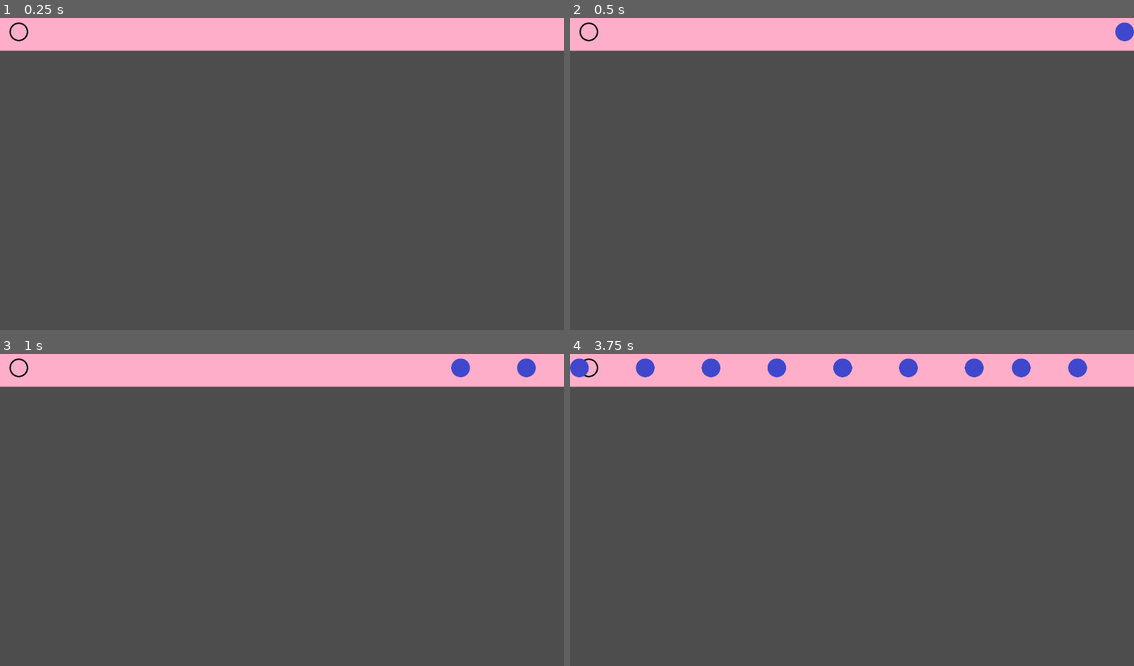
Above: before the commit, frames 1-4 (two rows, left to right).
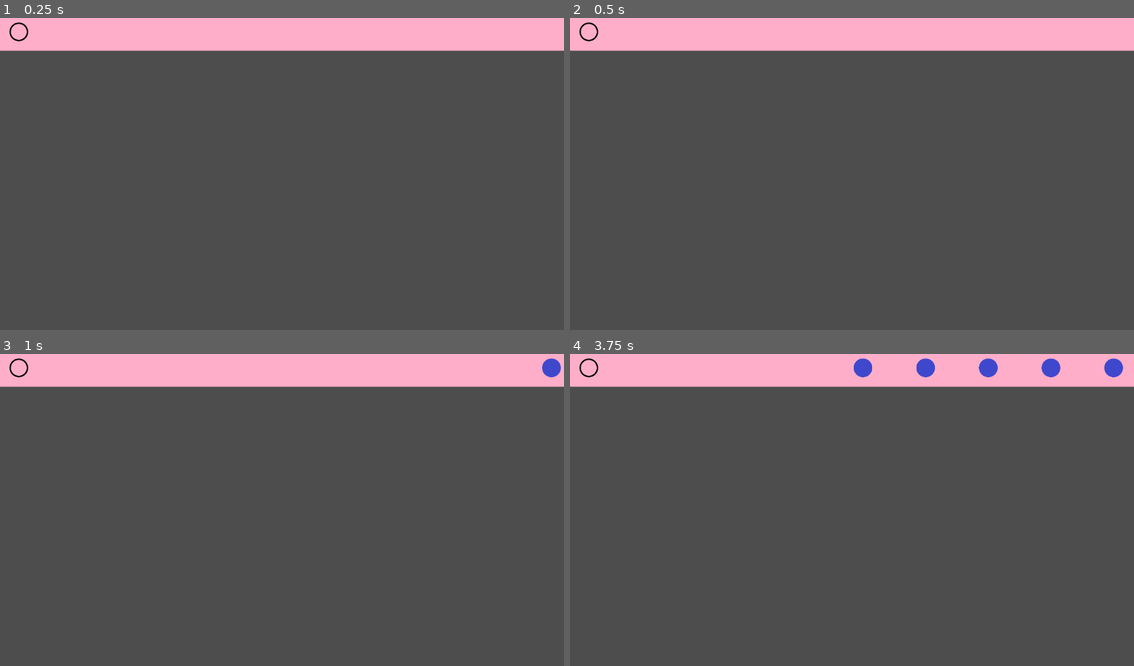
Above: after the commit, the same moments.

Repository: Hawkrex/ProjectRhythmCity-BbqJam25
Game: Godot game, scene res://Scenes/RhythmGame.tscn
Two runs of this game, one before a commit and one after it. Both use one fixed random seed, a clock stepped at 60 frames per second and the inputs below. Sound files missing from this copy of the repository are replaced by a short silence.
Inputs:
- Up to frame 1 (0.25 s): no input
- Up to frame 2 (0.5 s): no input
- Up to frame 3 (1 s): tap Down (NoteInput) at 0.6 s
- Up to frame 4 (3.75 s): tap Down (NoteInput) every 0.75 s from 1.35 to 3.6 s

Frame 1 is identical in both runs. In frame 2, 0.2% of the frame differs, in the area x 96-100%, y 1-8%; in frame 3, 0.5%; in frame 4, 2.2%, in the area x 0-99%, y 1-8%.

Commit message:
Cleaned and fixed first note desync

Diff:
--- a/GodotProject/Scenes/RhythmGame.tscn
+++ b/GodotProject/Scenes/RhythmGame.tscn
@@ -13,7 +13,7 @@
 
 [node name="Conductor" parent="." instance=ExtResource("2_7h4d0")]
 stream = ExtResource("3_gwfqb")
-songBPM = 180
+songBPM = 90
 
 [node name="Frame" type="Sprite2D" parent="."]
 position = Vector2(960, 64)
--- a/GodotProject/Scenes/RhythmGameControls/Note.tscn
+++ b/GodotProject/Scenes/RhythmGameControls/Note.tscn
@@ -1,9 +1,7 @@
-[gd_scene load_steps=5 format=3 uid="uid://ub28ljn1bn4v"]
+[gd_scene load_steps=4 format=3 uid="uid://ub28ljn1bn4v"]
 
 [ext_resource type="Script" path="res://Scenes/RhythmGameControls/note.gd" id="1_4bjry"]
 [ext_resource type="Texture2D" uid="uid://cea3ygmr8yld3" path="res://Assets/Sprites/Note.png" id="1_iv64q"]
-
-[sub_resource type="CircleShape2D" id="CircleShape2D_jbckq"]
 
 [sub_resource type="CircleShape2D" id="CircleShape2D_11eyc"]
 
@@ -13,12 +11,6 @@
 [node name="Sprite2D" type="Sprite2D" parent="."]
 texture = ExtResource("1_iv64q")
 
-[node name="Area2D" type="Area2D" parent="."]
-
-[node name="CollisionShape2D" type="CollisionShape2D" parent="Area2D"]
-scale = Vector2(3.2, 3.2)
-shape = SubResource("CircleShape2D_jbckq")
-
 [node name="CollisionShape2D" type="CollisionShape2D" parent="."]
 scale = Vector2(3.2, 3.2)
 shape = SubResource("CircleShape2D_11eyc")
--- a/GodotProject/Scenes/RhythmGameControls/conductor.gd
+++ b/GodotProject/Scenes/RhythmGameControls/conductor.gd
@@ -37,11 +37,12 @@
 	start_timer.start()
 
 func _on_start_timer_timeout() -> void:
-	songPositionInBeats +=1
-	if songPositionInBeats < beatsBeforeStart - 1: # Waiting
+	songPositionInBeats += 1
+	print("songPositionInBeats + 1")
+	if songPositionInBeats < beatsBeforeStart: # Waiting
 		start_timer.start()
-	elif songPositionInBeats == beatsBeforeStart - 1: # Just before playing song
-		start_timer.wait_time -= (AudioServer.get_time_to_next_mix() + AudioServer.get_output_latency())
+	elif songPositionInBeats == beatsBeforeStart: # Just before playing song
+		start_timer.wait_time = start_timer.wait_time - AudioServer.get_time_to_next_mix() - AudioServer.get_output_latency()
 		start_timer.start()
 	else: # We can finally play the song
 		play()
--- a/GodotProject/Scenes/RhythmGameControls/note.gd
+++ b/GodotProject/Scenes/RhythmGameControls/note.gd
@@ -5,7 +5,7 @@
 
 func _physics_process(delta: float) -> void:
 	var movementVector = direction * speed * delta
-	global_position += movementVector
+	global_position = global_position + movementVector
 
 	if global_position.x < 0:
 		queue_free()
--- a/GodotProject/Scenes/rhythm_game.gd
+++ b/GodotProject/Scenes/rhythm_game.gd
@@ -11,12 +11,6 @@
 func _ready() -> void:
 	conductor.play_with_beat_offset(beatsBeforeStart)
 
-
-# Called every frame. 'delta' is the elapsed time since the previous frame.
-func _process(delta: float) -> void:
-	pass
-
-
 func _on_conductor_beat_signal(position: int) -> void:
 	var note_instance = note.instantiate()
 	note_instance.global_position = target.global_position
